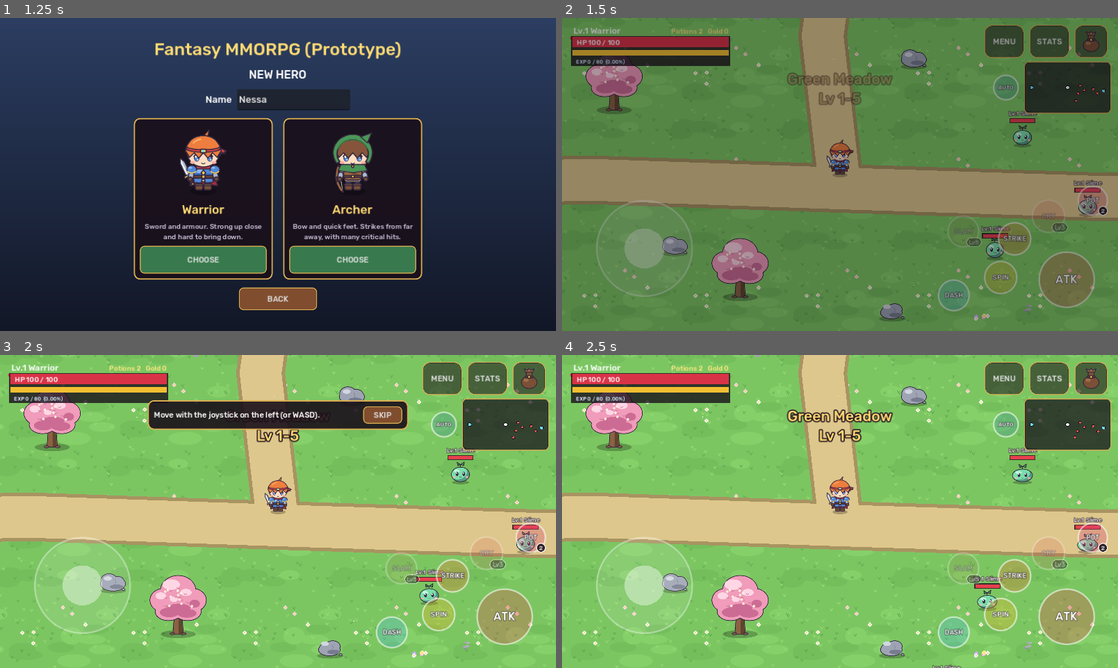
Above: before the commit, frames 1-4 (two rows, left to right).
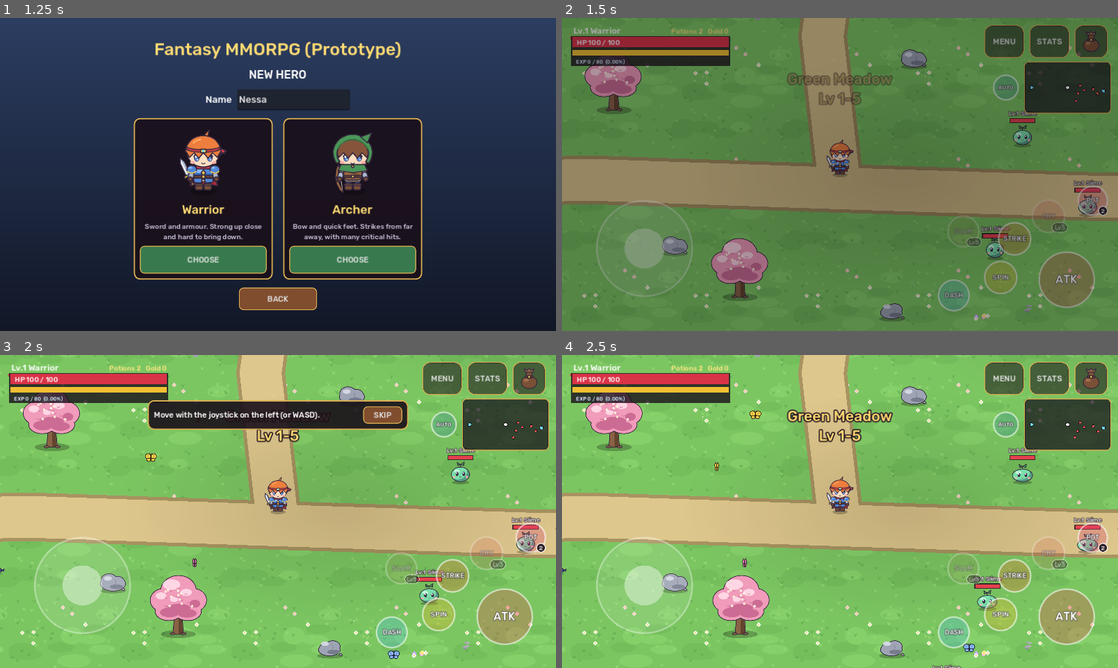
Above: after the commit, the same moments.

Repository: lepri17/fantasy-mmorpg
Game: Godot game, scene res://scenes/ui/character_select.tscn
Two runs of this game, one before a commit and one after it. Both use one fixed random seed, a clock stepped at 60 frames per second and the inputs below. Sound files missing from this copy of the repository are replaced by a short silence.
Inputs:
- Up to frame 1 (1.25 s): click "NEW HERO" at 0.5 s
- Up to frame 2 (1.5 s): click "CHOOSE" at 1.25 s
- Up to frame 3 (2 s): no input
- Up to frame 4 (2.5 s): click "SKIP" at 2 s

Frame 1 is identical in both runs. In frame 2, 0.3% of the frame differs, in the area x 4-38%, y 12-88%; in frame 3, 0.9%; in frame 4, 1.0%, in the area x 0-100%, y 12-95%.

Commit message:
Life in the maps: swaying trees, birds, butterflies, flocks, clouds
Mor: make the places livelier. Trees sway in the wind (a shader, each
tree in its own time). ambient_life.gd, by maps.json \life\: birds that
peck and hop and fly off when the hero comes near, butterflies, a
flock flying over now and then with shadows, and cloud shadows drifting.
Song birds in the bright maps, crows in the dark and rocky ones, snow
birds in the north; none in the cellar and arenas.

Co-Authored-By: Claude Opus 5.5 <noreply@anthropic.com>
Claude-Session: https://claude.ai/code/session_017mrmjVddk55zTg5TUzkK7p

Diff:
--- a/client/data/maps.json
+++ b/client/data/maps.json
@@ -384,7 +384,14 @@
       "rock_style": [
         "stone"
       ],
-      "ambience": "amb_birds"
+      "ambience": "amb_birds",
+      "life": {
+        "birds": 5,
+        "bird": "song",
+        "butterflies": 6,
+        "flocks": true,
+        "clouds": 3
+      }
     },
     "field": {
       "name": "Green Meadow",
@@ -595,7 +602,14 @@
       "rock_style": [
         "stone"
       ],
-      "ambience": "amb_birds"
+      "ambience": "amb_birds",
+      "life": {
+        "birds": 6,
+        "bird": "song",
+        "butterflies": 8,
+        "flocks": true,
+        "clouds": 4
+      }
     },
     "forest": {
       "name": "Mossy Woods",
@@ -1385,7 +1399,14 @@
         "mossy",
         "stone"
       ],
-      "ambience": "amb_birds"
+      "ambience": "amb_birds",
+      "life": {
+        "birds": 5,
+        "bird": "sparrow",
+        "butterflies": 4,
+        "flocks": true,
+        "clouds": 2
+      }
     },
     "lanternhold": {
       "name": "Lanternhold",
@@ -1727,7 +1748,12 @@
       "rock_style": [
         "mossy"
       ],
-      "ambience": "amb_night"
+      "ambience": "amb_night",
+      "life": {
+        "birds": 2,
+        "bird": "crow",
+        "flocks": false
+      }
     },
     "lantern_arena": {
       "name": "Lantern Arena",
@@ -3021,7 +3047,14 @@
       "rock_style": [
         "stone"
       ],
-      "ambience": "amb_lake"
+      "ambience": "amb_lake",
+      "life": {
+        "birds": 4,
+        "bird": "song",
+        "butterflies": 6,
+        "flocks": true,
+        "clouds": 3
+      }
     },
     "twilight": {
       "name": "Twilight Woods",
@@ -4056,7 +4089,11 @@
       "rock_style": [
         "mossy"
       ],
-      "ambience": "amb_night"
+      "ambience": "amb_night",
+      "life": {
+        "birds": 2,
+        "bird": "crow"
+      }
     },
     "ridge": {
       "name": "Galeclaw Ridge",
@@ -5071,7 +5108,13 @@
       "rock_style": [
         "crag"
       ],
-      "ambience": "amb_wind"
+      "ambience": "amb_wind",
+      "life": {
+        "birds": 3,
+        "bird": "crow",
+        "flocks": true,
+        "clouds": 4
+      }
     },
     "grove": {
       "name": "Elder Grove",
@@ -6007,7 +6050,11 @@
       "rock_style": [
         "mossy"
       ],
-      "ambience": "amb_night"
+      "ambience": "amb_night",
+      "life": {
+        "birds": 2,
+        "bird": "crow"
+      }
     },
     "ruins": {
       "name": "Moonfall Ruins",
@@ -6919,7 +6966,14 @@
         "crag",
         "mossy"
       ],
-      "ambience": "amb_wind"
+      "ambience": "amb_wind",
+      "life": {
+        "birds": 4,
+        "bird": "crow",
+        "butterflies": 3,
+        "flocks": true,
+        "clouds": 3
+      }
     },
     "frostgate": {
       "name": "Frostgate",
@@ -7229,7 +7283,13 @@
       "rock_style": [
         "snowy"
       ],
-      "ambience": "amb_snow"
+      "ambience": "amb_snow",
+      "life": {
+        "birds": 3,
+        "bird": "snow",
+        "flocks": true,
+        "clouds": 2
+      }
     },
     "frost_arena": {
       "name": "Frost Arena",
@@ -8266,7 +8326,13 @@
       "rock_style": [
         "snowy"
       ],
-      "ambience": "amb_snow"
+      "ambience": "amb_snow",
+      "life": {
+        "birds": 3,
+        "bird": "snow",
+        "flocks": true,
+        "clouds": 3
+      }
     },
     "willow_market": {
       "name": "Willow Market",
@@ -8598,7 +8664,14 @@
           "spawn": "market"
         }
       ],
-      "pollen": 12
+      "pollen": 12,
+      "life": {
+        "birds": 4,
+        "bird": "sparrow",
+        "butterflies": 3,
+        "flocks": true,
+        "clouds": 2
+      }
     },
     "lantern_market": {
       "name": "Lantern Bazaar",
@@ -8911,7 +8984,12 @@
         0.9,
         0.98
       ],
-      "fireflies": 16
+      "fireflies": 16,
+      "life": {
+        "birds": 2,
+        "bird": "crow",
+        "flocks": false
+      }
     },
     "frost_market": {
       "name": "Frostgate Market",
@@ -9224,7 +9302,13 @@
         0.97,
         1.0
       ],
-      "snowfall": 28
+      "snowfall": 28,
+      "life": {
+        "birds": 3,
+        "bird": "snow",
+        "flocks": true,
+        "clouds": 2
+      }
     }
   }
 }
--- a/client/scripts/maps/game_map.gd
+++ b/client/scripts/maps/game_map.gd
@@ -46,6 +46,9 @@
 const Decor := preload("res://scripts/world/decor.gd")
 const Chest := preload("res://scripts/world/chest.gd")
 const Shrine := preload("res://scripts/world/shrine.gd")
+const AmbientLife := preload("res://scripts/world/ambient_life.gd")
+## Every tree sways in the wind (one material, each tree in its own time).
+const SWAY := preload("res://shaders/sway.gdshader")
 const SCENES := {
 	"tree": preload("res://scenes/maps/tree.tscn"),
 	"rock": preload("res://scenes/maps/rock.tscn"),
@@ -57,6 +60,8 @@
 const NAV_AGENT_RADIUS := 18.0
 ## How far inside the map's edge the invisible walls stand: left, top, right, bottom.
 const EDGE_MARGINS := [24.0, 80.0, 24.0, 20.0]
+
+static var _sway_material: ShaderMaterial = null
 
 @export var map_id: String = ""
 
@@ -91,6 +96,11 @@
 		if int(data.get(drift, 0)) > 0:
 			_add_drift(drift, int(data[drift]))
 	_dress_scenery()
+	if data.has("life"):
+		var life: Node2D = AmbientLife.new()
+		life.name = "AmbientLife"
+		life.setup(data["life"], bounds(), map_id)
+		add_child(life)
 	call_deferred("_bake_navigation")
 	if data.has("dungeon"):
 		var run: Node = DungeonRun.new()
@@ -297,6 +307,11 @@
 				"res://assets/environment/%s/%s_%d.png"
 				% [group, kinds[posmod(pick, kinds.size())], posmod(pick >> 4, 2)]
 			)
+			if group == "trees":
+				if _sway_material == null:
+					_sway_material = ShaderMaterial.new()
+					_sway_material.shader = SWAY
+				sprite.material = _sway_material
 
 
 ## Leaves, pollen or dust drifting over the whole map (DRIFTS), each bit
--- /dev/null
+++ b/client/scripts/world/ambient_life.gd
@@ -0,0 +1,262 @@
+extends Node2D
+## Life in a map (maps.json "life"), so places do not stand still (Mor: "birds,
+## trees that move"):
+## - "birds": that many birds of kind "bird" (song, sparrow, snow, crow) hop
+##   and peck on open ground, and fly off when the hero comes near; a while
+##   later they land somewhere else;
+## - "butterflies": that many flutter about, each its own colour;
+## - "flocks": now and then a few birds fly over, their shadows on the ground;
+## - "clouds": that many cloud shadows drift slowly over the map.
+## game_map.gd adds it; the trees' sway is its shader (sway.gdshader).
+## It rolls its own dice, so it does not change the game's luck (or tests').
+
+const BIRD_PATH := "res://assets/environment/critters/bird_%s.png"
+const BUTTERFLY_PATH := "res://assets/environment/critters/butterfly.png"
+const BUTTERFLY_COLORS := [
+	Color(1.0, 0.85, 0.3), Color(0.55, 0.75, 1.0), Color(1.0, 0.6, 0.8), Color(1.0, 0.65, 0.35),
+	Color(0.75, 0.6, 1.0), Color(0.6, 0.95, 0.7)
+]
+## The hero this close to a bird on the ground, and it flies off.
+const FLEE_DISTANCE := 140.0
+const FLY_SPEED := 300.0
+## Seconds a bird is away before it lands again somewhere else.
+const AWAY_SECONDS := Vector2(6.0, 14.0)
+const FLOCK_EVERY := Vector2(18.0, 40.0)
+const FLOCK_SPEED := 230.0
+const CLOUD_SPEED := 16.0
+const SHADOW := Color(0.0, 0.0, 0.0, 0.16)
+
+var life: Dictionary = {}
+## Each: {"sprite", "state": "ground"/"fly"/"away", "timer", "velocity"}.
+var birds: Array = []
+## Each: {"sprite", "home", "time", "speed"}.
+var butterflies: Array = []
+## The birds of a flock flying over now (and their shadows), or none.
+var flock: Array = []
+var clouds: Array = []
+var _bounds := Rect2()
+var _flock_wait: float = 0.0
+var _populated: bool = false
+var _wait_to_populate: float = 0.3
+var _rng := RandomNumberGenerator.new()
+var _cloud_texture: Texture2D = null
+
+
+func setup(map_life: Dictionary, bounds: Rect2, seed_from: String) -> void:
+	life = map_life
+	_bounds = bounds
+	_rng.seed = hash(seed_from)
+	_flock_wait = _rng.randf_range(4.0, FLOCK_EVERY.x)
+
+
+func _ready() -> void:
+	y_sort_enabled = true
+	for i in int(life.get("clouds", 0)):
+		_add_cloud()
+
+
+func _process(delta: float) -> void:
+	if not _populated:  # the navigation map is ready a moment after the map
+		_wait_to_populate -= delta
+		if _wait_to_populate <= 0.0:
+			_populate()
+		return
+	var hero: Node2D = get_tree().get_first_node_in_group("player")
+	for bird in birds:
+		_update_bird(bird, hero, delta)
+	for butterfly in butterflies:
+		_update_butterfly(butterfly, delta)
+	for cloud in clouds:
+		cloud.position.x += CLOUD_SPEED * delta
+		if cloud.position.x > _bounds.end.x + 700.0:
+			cloud.position.x = _bounds.position.x - 700.0
+	if life.get("flocks", false):
+		_update_flock(delta)
+
+
+func _populate() -> void:
+	_populated = true
+	for i in int(life.get("birds", 0)):
+		var spot: Vector2 = _ground_spot()
+		if spot == Vector2.INF:
+			continue
+		var sprite := _sprite(BIRD_PATH % life.get("bird", "song"), 4)
+		sprite.position = spot
+		sprite.flip_h = _rng.randf() < 0.5
+		add_child(sprite)
+		birds.append(
+			{"sprite": sprite, "state": "ground", "timer": _rng.randf(), "velocity": Vector2.ZERO}
+		)
+	for i in int(life.get("butterflies", 0)):
+		var spot: Vector2 = _ground_spot()
+		if spot == Vector2.INF:
+			continue
+		var sprite := _sprite(BUTTERFLY_PATH, 2)
+		sprite.modulate = BUTTERFLY_COLORS[i % BUTTERFLY_COLORS.size()]
+		sprite.z_index = 4
+		sprite.position = spot
+		add_child(sprite)
+		var speed: float = _rng.randf_range(0.7, 1.2)
+		butterflies.append(
+			{"sprite": sprite, "home": spot, "time": _rng.randf() * 10.0, "speed": speed}
+		)
+
+
+## Starts a flock flying over the part of the map the camera shows.
+func start_flock() -> void:
+	var camera := get_viewport().get_camera_2d()
+	var center: Vector2 = _bounds.get_center()
+	if camera != null:
+		center = camera.get_screen_center_position()
+	var heading: float = 1.0 if _rng.randf() < 0.5 else -1.0
+	var start := Vector2(center.x - heading * 900.0, center.y + _rng.randf_range(-300.0, 100.0))
+	for i in _rng.randi_range(3, 5):
+		var offset := Vector2(-heading * 40.0 * i, 26.0 * i * (1 if i % 2 else -1))
+		var bird := _sprite(BIRD_PATH % life.get("bird", "song"), 4)
+		bird.flip_h = heading < 0.0
+		bird.z_index = 30
+		bird.position = start + offset
+		add_child(bird)
+		var shade := _sprite(BIRD_PATH % life.get("bird", "song"), 4)
+		shade.frame = 2
+		shade.flip_h = bird.flip_h
+		shade.modulate = SHADOW
+		shade.z_index = -7
+		shade.position = bird.position + Vector2(0, 170)
+		add_child(shade)
+		flock.append({"bird": bird, "shadow": shade, "heading": heading, "life": 1800.0 / FLOCK_SPEED})
+
+
+func _update_flock(delta: float) -> void:
+	if flock.is_empty():
+		_flock_wait -= delta
+		if _flock_wait <= 0.0:
+			_flock_wait = _rng.randf_range(FLOCK_EVERY.x, FLOCK_EVERY.y)
+			start_flock()
+		return
+	for member in flock:
+		var step := Vector2(member["heading"] * FLOCK_SPEED * delta, -6.0 * delta)
+		member["bird"].position += step
+		member["shadow"].position += step
+		member["bird"].frame = 2 + int(Time.get_ticks_msec() / 110) % 2
+		member["life"] -= delta
+	if flock[0]["life"] <= 0.0:
+		for member in flock:
+			member["bird"].queue_free()
+			member["shadow"].queue_free()
+		flock.clear()
+
+
+func _update_bird(bird: Dictionary, hero: Node2D, delta: float) -> void:
+	var sprite: Sprite2D = bird["sprite"]
+	bird["timer"] -= delta
+	match bird["state"]:
+		"ground":
+			if hero != null and hero.global_position.distance_to(sprite.global_position) < FLEE_DISTANCE:
+				fly_off(bird, hero.global_position)
+				return
+			if bird["timer"] <= 0.0:  # peck, look about, or hop a little
+				bird["timer"] = _rng.randf_range(0.3, 1.1)
+				var choice: float = _rng.randf()
+				if choice < 0.45:
+					sprite.frame = 1
+				elif choice < 0.8:
+					sprite.frame = 0
+				else:
+					sprite.frame = 0
+					sprite.flip_h = _rng.randf() < 0.5
+					var hop := Vector2((-1.0 if sprite.flip_h else 1.0) * _rng.randf_range(8.0, 18.0), 0)
+					create_tween().tween_property(sprite, "position", sprite.position + hop, 0.18)
+		"fly":
+			sprite.position += bird["velocity"] * delta
+			sprite.frame = 2 + int(bird["timer"] * 9.0) % 2
+			if bird["timer"] <= 0.0:
+				bird["state"] = "away"
+				bird["timer"] = _rng.randf_range(AWAY_SECONDS.x, AWAY_SECONDS.y)
+				sprite.visible = false
+		"away":
+			if bird["timer"] <= 0.0:
+				var spot: Vector2 = _ground_spot()
+				if spot == Vector2.INF or (hero != null and hero.global_position.distance_to(spot) < 300.0):
+					bird["timer"] = 2.0
+					return
+				sprite.position = spot
+				sprite.frame = 0
+				sprite.z_index = 0
+				sprite.visible = true
+				sprite.modulate.a = 0.0
+				create_tween().tween_property(sprite, "modulate:a", 1.0, 0.4)
+				bird["state"] = "ground"
+				bird["timer"] = 1.0
+
+
+## Off it goes: up and away from `from`, wings flapping.
+func fly_off(bird: Dictionary, from: Vector2) -> void:
+	var sprite: Sprite2D = bird["sprite"]
+	var away: Vector2 = (sprite.global_position - from).normalized()
+	if away == Vector2.ZERO:
+		away = Vector2.RIGHT
+	bird["velocity"] = (away + Vector2(0, -0.9)).normalized() * FLY_SPEED
+	sprite.flip_h = bird["velocity"].x < 0.0
+	sprite.z_index = 30
+	bird["state"] = "fly"
+	bird["timer"] = 2.2
+
+
+func _update_butterfly(butterfly: Dictionary, delta: float) -> void:
+	butterfly["time"] += delta * butterfly["speed"]
+	var t: float = butterfly["time"]
+	var sprite: Sprite2D = butterfly["sprite"]
+	sprite.position = (
+		butterfly["home"] + Vector2(sin(t * 0.7) * 70.0 + sin(t * 1.9) * 14.0, sin(t * 1.1) * 40.0 - 30.0)
+	)
+	sprite.frame = int(t * 11.0) % 2
+	butterfly["home"] += Vector2(sin(t * 0.13), cos(t * 0.11)) * 6.0 * delta
+
+
+func _add_cloud() -> void:
+	if _cloud_texture == null:
+		var gradient := Gradient.new()
+		gradient.set_color(0, Color(0, 0, 0, 0.13))
+		gradient.set_color(1, Color(0, 0, 0, 0.0))
+		var texture := GradientTexture2D.new()
+		texture.gradient = gradient
+		texture.fill = GradientTexture2D.FILL_RADIAL
+		texture.fill_from = Vector2(0.5, 0.5)
+		texture.fill_to = Vector2(1.0, 0.5)
+		texture.width = 256
+		texture.height = 256
+		_cloud_texture = texture
+	var cloud := Sprite2D.new()
+	cloud.texture = _cloud_texture
+	cloud.scale = Vector2(_rng.randf_range(3.0, 5.0), _rng.randf_range(1.6, 2.6))
+	cloud.position = Vector2(
+		_rng.randf_range(_bounds.position.x, _bounds.end.x),
+		_rng.randf_range(_bounds.position.y, _bounds.end.y)
+	)
+	cloud.z_index = -7  # on the ground, under people and trees
+	add_child(cloud)
+	clouds.append(cloud)
+
+
+func _sprite(path: String, frames: int) -> Sprite2D:
+	var sprite := Sprite2D.new()
+	sprite.texture = load(path)
+	sprite.hframes = frames
+	sprite.scale = Vector2(0.5, 0.5)
+	sprite.offset = Vector2(0, -36)  # the feet (design y 26 of 32, at 64 px) on the point
+	return sprite
+
+
+## A random point on open ground (the map's navigation mesh), or INF.
+func _ground_spot() -> Vector2:
+	var nav: RID = get_world_2d().navigation_map
+	for attempt in 8:
+		var want := Vector2(
+			_rng.randf_range(_bounds.position.x + 120.0, _bounds.end.x - 120.0),
+			_rng.randf_range(_bounds.position.y + 120.0, _bounds.end.y - 120.0)
+		)
+		var ground: Vector2 = NavigationServer2D.map_get_closest_point(nav, want)
+		if ground != Vector2.ZERO and ground.distance_to(want) < 30.0:
+			return ground
+	return Vector2.INF
--- /dev/null
+++ b/client/shaders/sway.gdshader
@@ -0,0 +1,14 @@
+// Trees sway in the wind: the top of the picture moves side to side, the
+// foot stays put. Each tree sways in its own time (from where it stands), so
+// a forest does not move in step. game_map.gd gives every tree this material.
+shader_type canvas_item;
+
+uniform float strength = 7.0; // how far the top moves, in the picture's pixels
+uniform float speed = 1.1;
+
+void vertex() {
+	float phase = MODEL_MATRIX[3].x * 0.013 + MODEL_MATRIX[3].y * 0.009;
+	float top = 1.0 - UV.y;
+	float wind = sin(TIME * speed + phase) + 0.35 * sin(TIME * speed * 2.3 + phase * 1.7);
+	VERTEX.x += wind * strength * top;
+}
--- a/client/tests/screenshots.gd
+++ b/client/tests/screenshots.gd
@@ -483,6 +483,13 @@
 	await _shot("72_lucky_monster")
 	main.events.left = 0.01
 	await _frames(5)
+	main.change_map("field", "default")  # life in the maps: birds, butterflies, a flock
+	await _frames(40)
+	player.global_position = main.map.spawn_point("default") + Vector2(200, 0)
+	await _frames(10)
+	main.map.get_node("AmbientLife").start_flock()
+	await _frames(150)
+	await _shot("73_life_meadow")
 
 
 func _nearest_enemy(monster_id: String, point: Vector2):
--- a/client/tests/smoke_events.gd
+++ b/client/tests/smoke_events.gd
@@ -26,6 +26,7 @@
 	await _check_swarm(main, player, events)
 	await _check_lucky(main, player, events)
 	await _check_clock(main, player, events)
+	await _check_life(main, player)
 
 
 func _check_treasure(main, player, events) -> void:
@@ -153,6 +154,50 @@
 	await t._frames(2)
 
 
+## Life in the maps (ambient_life.gd): birds that fly off, butterflies, flocks,
+## cloud shadows, and trees that sway.
+func _check_life(main, player) -> void:
+	main.change_map("forest", "west")
+	await t._frames(40)
+	var life = main.map.get_node_or_null("AmbientLife")
+	t._check(
+		(
+			life != null
+			and life.birds.size() == 5
+			and life.butterflies.size() == 4
+			and life.clouds.size() == 2
+		),
+		"Mossy Woods has birds, butterflies and cloud shadows"
+	)
+	var trees: Array = t.get_nodes_in_group("trees").filter(
+		func(node): return main.map.is_ancestor_of(node)
+	)
+	var tree = trees[0]
+	var material = tree.get_node("Sprite").material
+	t._check(
+		material is ShaderMaterial and material.shader.resource_path.ends_with("sway.gdshader"),
+		"its trees sway in the wind"
+	)
+	var bird: Dictionary = life.birds[0]
+	_heal(player)
+	player.global_position = bird["sprite"].global_position + Vector2(60, 10)
+	await t._frames(3)
+	t._check(bird["state"] == "fly", "a bird on the ground flies off when the hero comes near")
+	life.start_flock()
+	t._check(life.flock.size() >= 3, "now and then a flock flies over (%d birds)" % life.flock.size())
+	main.change_map("lantern_arena", "default")
+	await t._frames(10)
+	t._check(
+		main.map.map_id == "lantern_arena" and main.map.get_node_or_null("AmbientLife") == null,
+		"but none in an arena"
+	)
+	var wave_left: Array = t.get_nodes_in_group("enemies")
+	for enemy in wave_left:
+		enemy.queue_free()
+	main.change_map("forest", "west")
+	await t._frames(10)
+
+
 func _heal(player) -> void:
 	player.hp = player.max_hp
 	player.set("_invincible_left", 0.0)
Binary file added: client/assets/environment/critters/bird_crow.png
Binary file added: client/assets/environment/critters/bird_snow.png
Binary file added: client/assets/environment/critters/bird_song.png
Binary file added: client/assets/environment/critters/bird_sparrow.png
Binary file added: client/assets/environment/critters/butterfly.png
Not shown, changed: docs/PROJECT_CONTEXT.md
